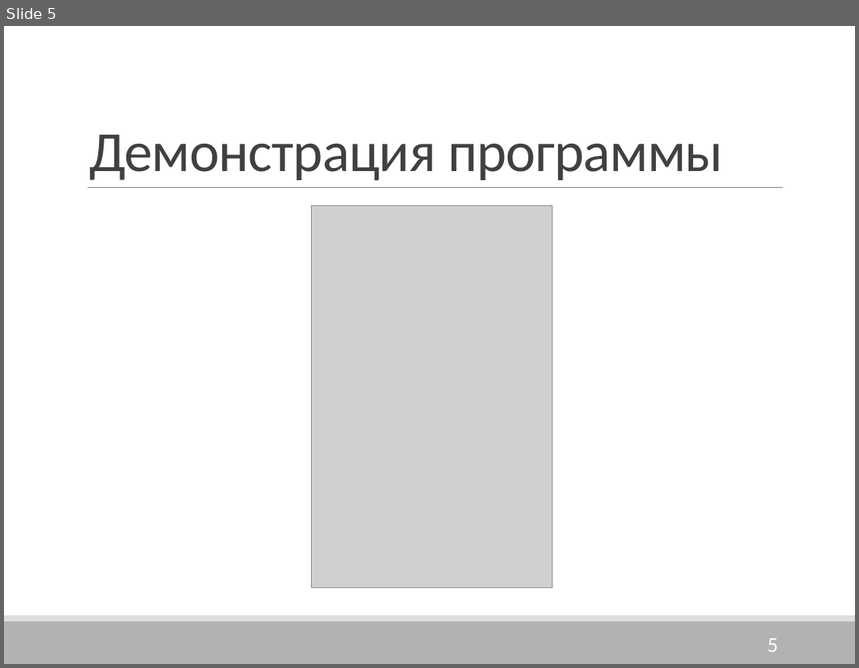
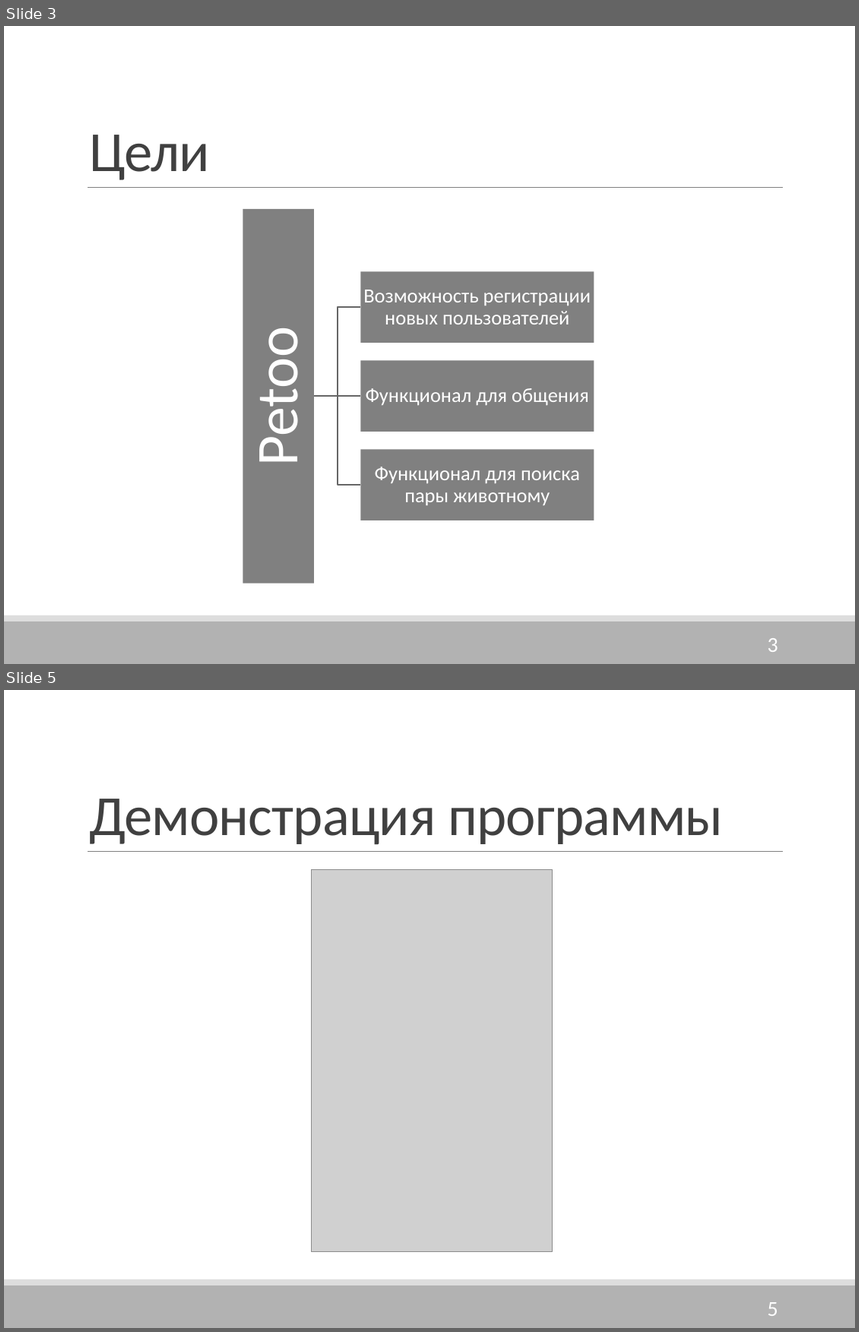
Before and after one commit to BizZzare/StepDiploma2.0, a slide deck: Головизнина/Разработка Android-приложения1.pptx. Shown one above the other, each under a label of ours: slide 5 before the commit, slides 3 and 5 after it; the slides between them are not shown. The pictures are 859x668 and 859x1332 pixels, drawn with LibreOffice and Linux fonts; fonts in the diff are those of the drawing; grey boxes stand for pictures. Boxes give left, top, right and bottom in pixels: in the first picture for what was removed or moved away, otherwise in the second. Text is boxed around its words. In the diff, an @@ line names an element or a change of style, - is before the commit and + after.

```diff
--- a/Головизнина/Разработка Android-приложения1.pptx
+++ b/Головизнина/Разработка Android-приложения1.pptx
@@ slide 3 added at <box>4,26,855,664</box>, background #FFFFFF; not listed: 3 template elements that a slide beside it also shows @@
@@ title added at <box>89,135,210,180</box>, 48 pt, text #404040 @@
+Цели
@@ group added at <box>241,209,594,584</box>: 4 rectangles, 4 texts, 3 freeform shapes @@
+Petoo
+Возможность регистрации новых пользователей
+Функционал для общения
+Функционал для поиска пары животному
@@ page number added at <box>768,639,778,652</box>, 18 pt, text #FFFFFF @@
+3
```
Also in this commit, not shown: 3 slides changed, 2 other slides added, 3 slides removed, 2 other files.
